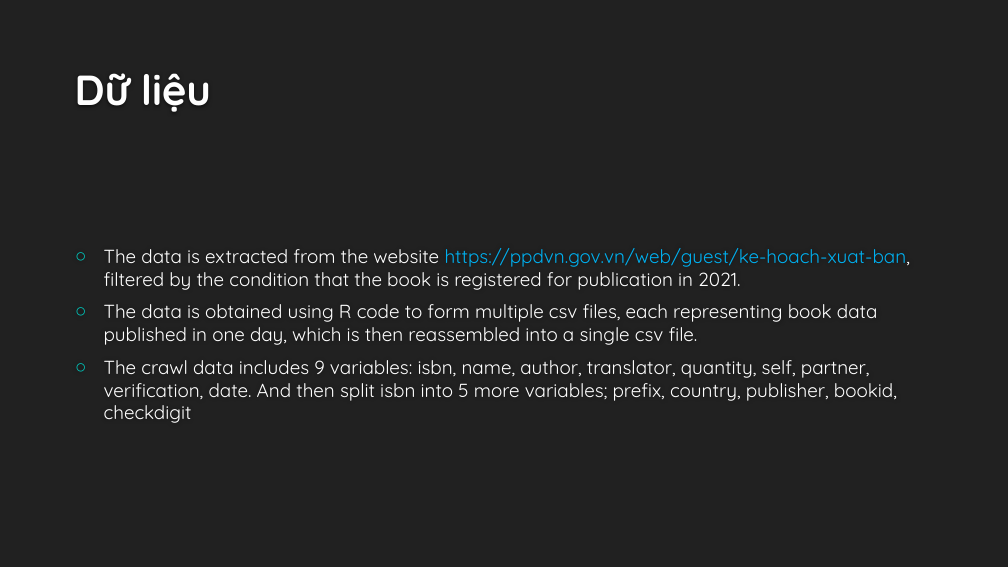
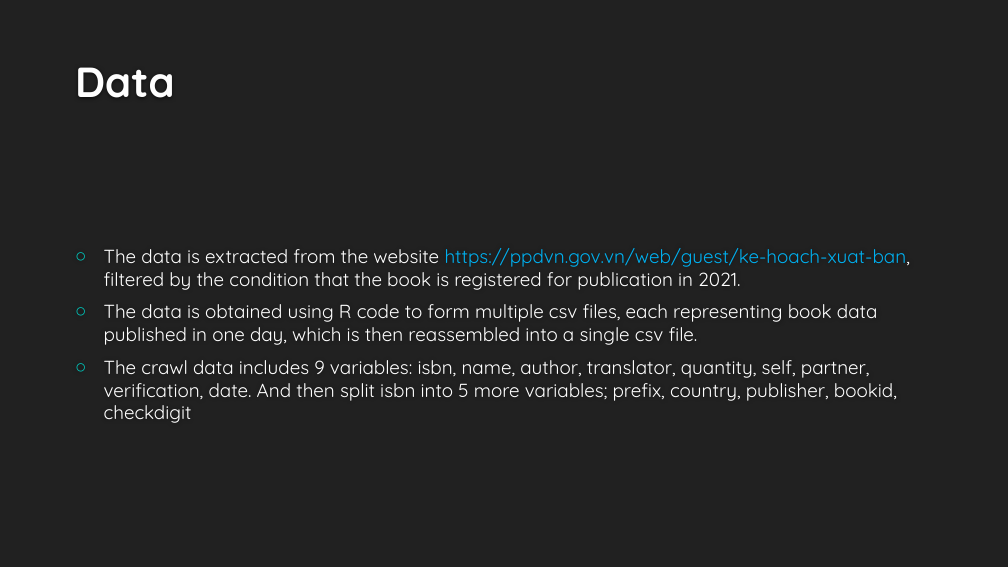
Before and after one commit to kiezu01/book-publishing-subscription, a slide deck: slide 4 of report/report.pptx. Drawn at 1008x567 pixels with LibreOffice and Linux fonts; fonts in the diff are those of the drawing; background and template pictures are left out. Boxes give left, top, right and bottom in pixels: in the first picture for what was removed or moved away, otherwise in the second. Text is boxed around its words. In the diff, an @@ line names an element or a change of style, - is before the commit and + after.

```diff
--- a/report/report.pptx
+++ b/report/report.pptx
@@ title at box(75, 67, 174, 98): text changed @@
-Dữ liệu
+Data
```
Also in this commit, not shown: 4 other files.
